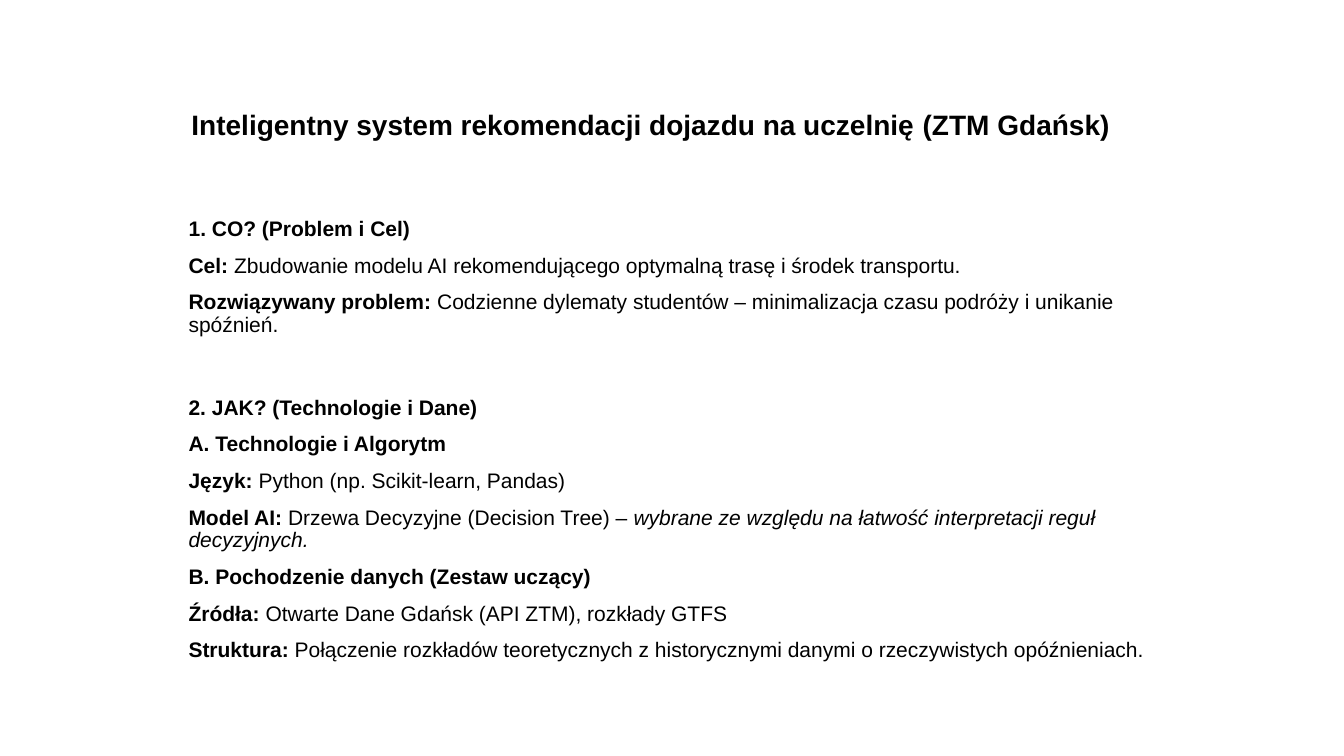
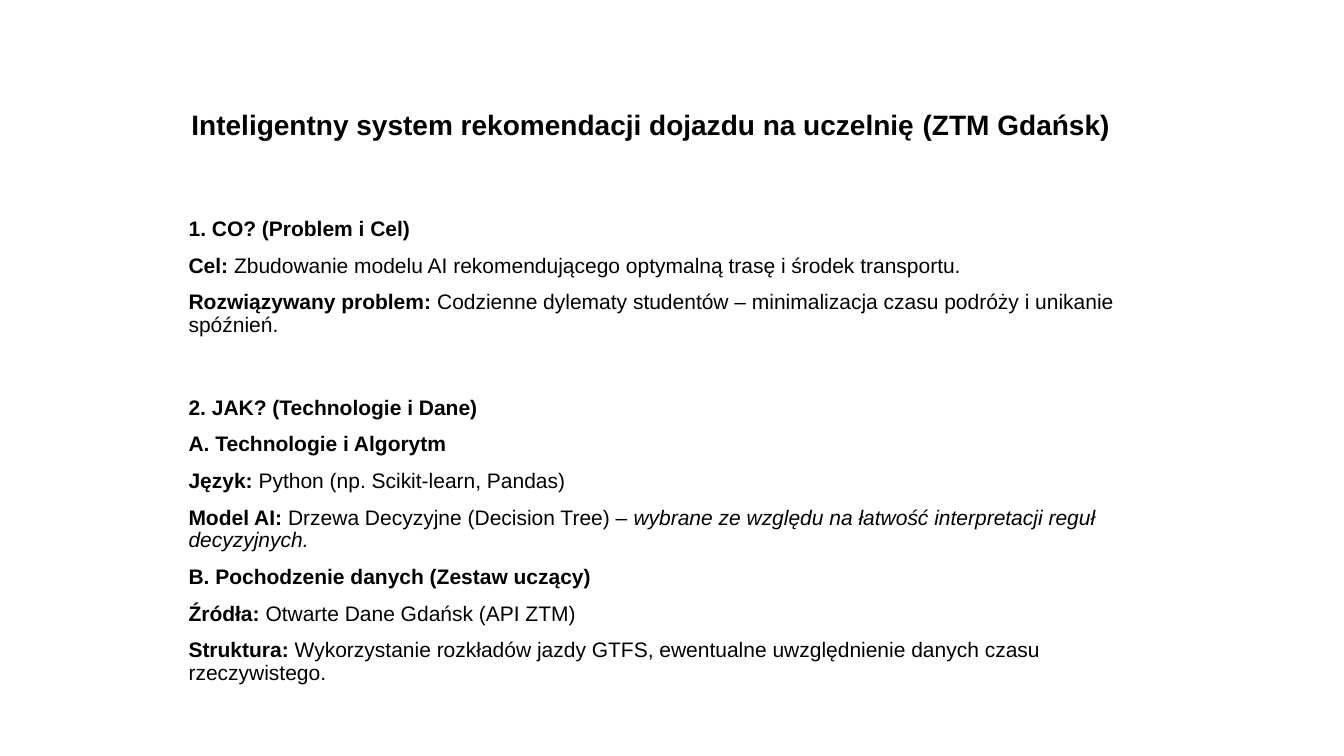
Before and after one commit to calleesto/NeptuNet, a slide deck: slide 1 of prezentacja.pptx. Drawn at 1344x756 pixels with LibreOffice and Linux fonts; fonts in the diff are those of the drawing. Boxes give left, top, right and bottom in pixels: in the first picture for what was removed or moved away, otherwise in the second. Text is boxed around its words. In the diff, an @@ line names an element or a change of style, - is before the commit and + after.

Commit message:
update presentation, add pdf

```diff
--- a/prezentacja.pptx
+++ b/prezentacja.pptx
@@ text at (189,604,1040,685): text changed @@
-Źródła: Otwarte Dane Gdańsk (API ZTM), rozkłady GTFS
-Struktura: Połączenie rozkładów teoretycznych z historycznymi danymi o rzeczywistych opóźnieniach.
+Źródła: Otwarte Dane Gdańsk (API ZTM)
+Struktura: Wykorzystanie rozkładów jazdy GTFS, ewentualne uwzględnienie danych czasu rzeczywistego.
```
Also in this commit, not shown: 1 other file.
